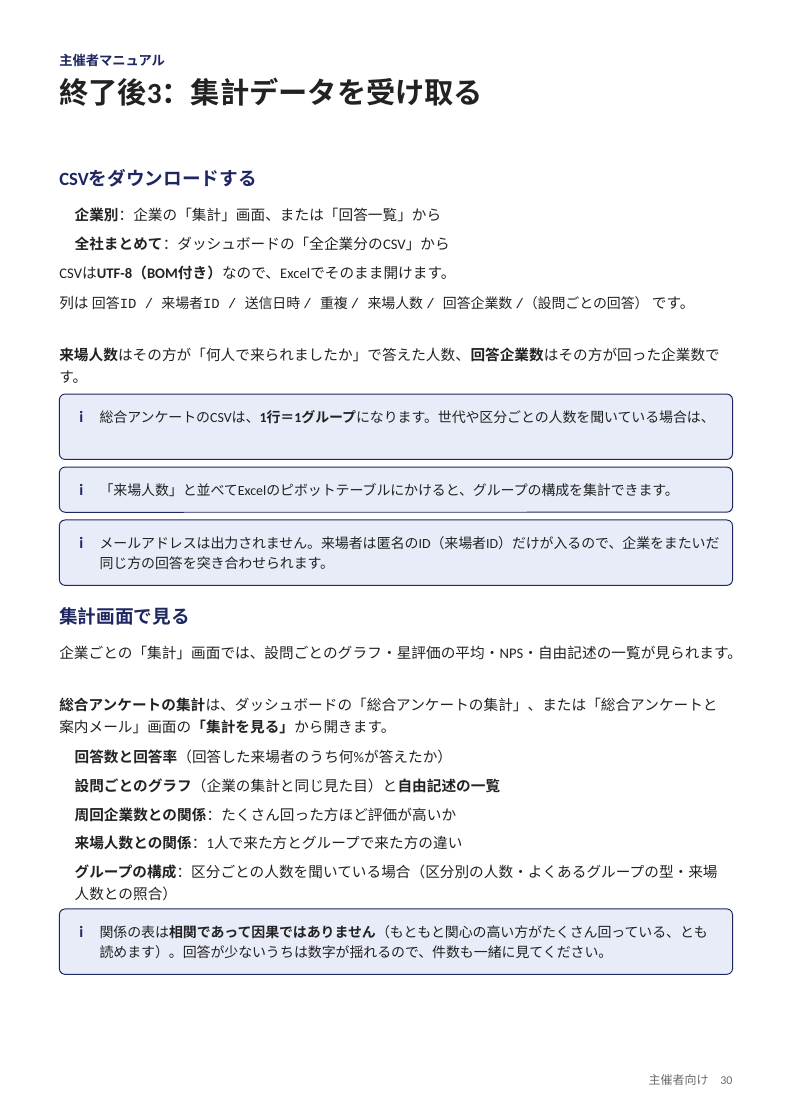
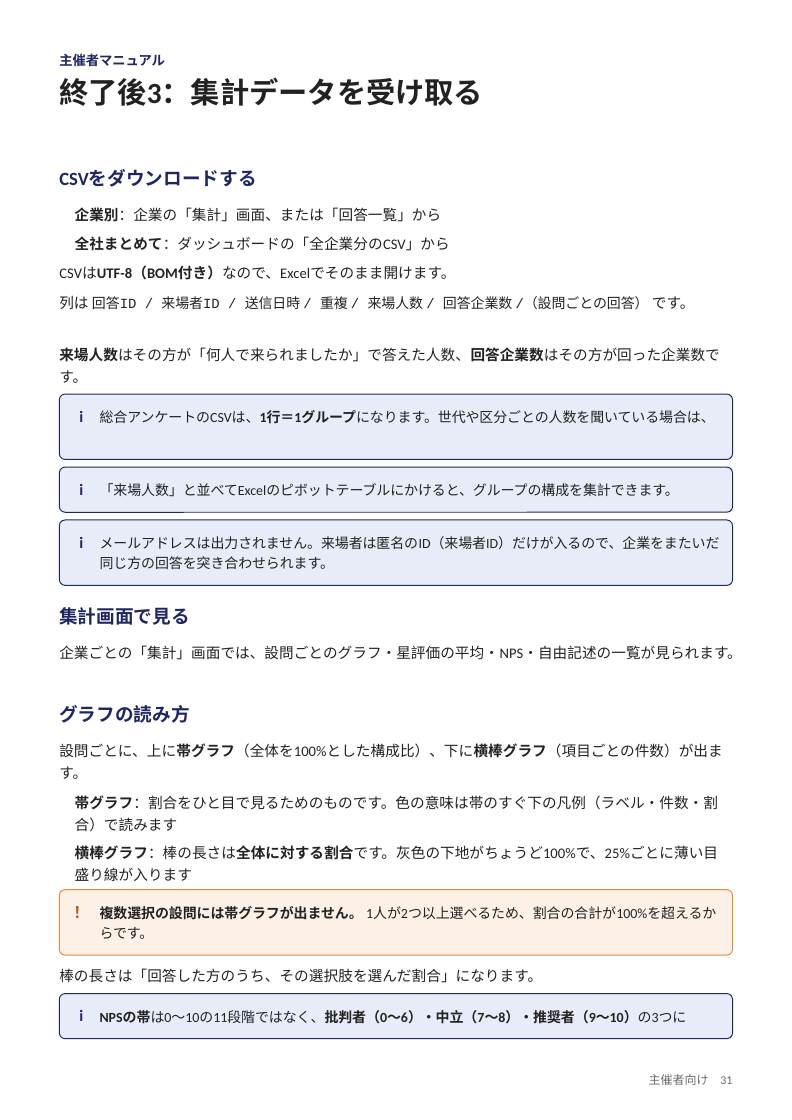
Before and after one commit to nisplus/enque, a slide deck: slide 31 of docs/manual-organizer.pptx (slide 30 before the commit). Drawn at 792x1120 pixels with LibreOffice and Linux fonts; fonts in the diff are those of the drawing. Boxes give left, top, right and bottom in pixels: in the first picture for what was removed or moved away, otherwise in the second. Text is boxed around its words. In the diff, an @@ line names an element or a change of style, - is before the commit and + after.

```diff
--- a/docs/manual-organizer.pptx
+++ b/docs/manual-organizer.pptx
@@ text at box(59, 705, 190, 723): text changed; size 11 to 14 pt; text colour #222222 to #1E2761; bold on @@
-総合アンケートの集計は、ダッシュボードの「総合アンケートの集計」、または「総合アンケートと案内メール」画面の「集計を見る」から開きます。
+グラフの読み方
@@ text at box(59, 743, 722, 779): text changed @@
-● 回答数と回答率（回答した来場者のうち何%が答えたか）
+設問ごとに、上に帯グラフ（全体を100%とした構成比）、下に横棒グラフ（項目ごとの件数）が出ます。
@@ text at box(75, 795, 718, 832): text changed; bold off @@
-● 設問ごとのグラフ（企業の集計と同じ見た目）と自由記述の一覧
+● 帯グラフ：割合をひと目で見るためのものです。色の意味は帯のすぐ下の凡例（ラベル・件数・割合）で読みます
@@ text removed at box(75, 835, 463, 850) @@
-● 来場人数との関係：1人で来た方とグループで来た方の違い
@@ text at box(75, 845, 718, 881): text changed @@
-● 周回企業数との関係：たくさん回った方ほど評価が高いか
+● 横棒グラフ：棒の長さは全体に対する割合です。灰色の下地がちょうど100%で、25%ごとに薄い目盛り線が入ります
@@ text removed at box(75, 864, 718, 901) @@
-● グループの構成：区分ごとの人数を聞いている場合（区分別の人数・よくあるグループの型・来場人数との照合）
@@ rounded rectangle added at box(59, 890, 733, 955), fill #FDF0E6, outline #E08A3C 0.75 pt @@
@@ text added at box(69, 899, 94, 924), 12 pt, text #C25A17, bold @@
+！
@@ text removed at box(100, 925, 708, 958) @@
-関係の表は相関であって因果ではありません（もともと関心の高い方がたくさん回っている、とも読めます）。回答が少ないうちは数字が揺れるので、件数も一緒に見てください。
@@ text added at box(100, 906, 716, 939), 10.5 pt, text #222222 @@
+複数選択の設問には帯グラフが出ません。 1人が2つ以上選べるため、割合の合計が100%を超えるからです。
@@ text added at box(59, 968, 542, 983), 11 pt, text #222222 @@
+棒の長さは「回答した方のうち、その選択肢を選んだ割合」になります。
@@ rounded rectangle: place and size @@
-rounded rectangle at box(59, 909, 733, 974)
+rounded rectangle at box(59, 993, 733, 1038)
@@ rounded rectangle at box(59, 993, 733, 1038): proportions changed @@
@@ text "i": place and size @@
-text "i" at box(79, 926, 83, 937)
+text "i" at box(79, 1010, 83, 1021)
@@ text added at box(100, 1010, 687, 1024), 10.5 pt, text #222222, bold @@
+NPSの帯は0〜10の11段階ではなく、批判者（0〜6）・中立（7〜8）・推奨者（9〜10）の3つに
@@ text at box(649, 1074, 732, 1085): text changed @@
-主催者向け 30
+主催者向け 31
```
Also in this commit, not shown: 11 other slides changed, 1 slide added, 20 other files.
